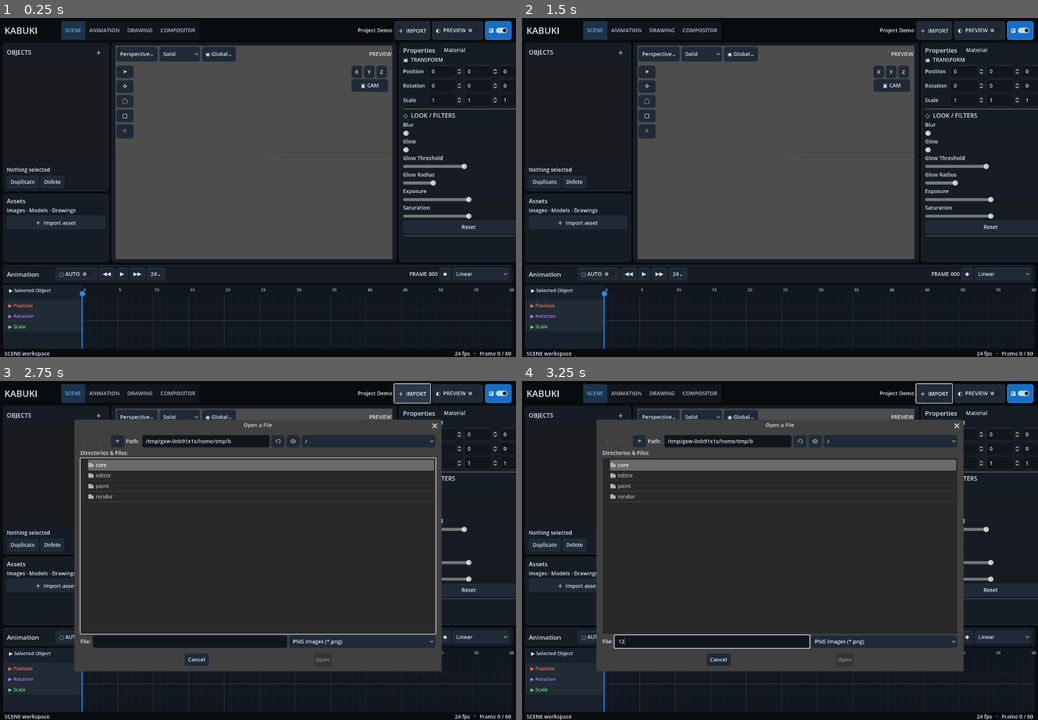
Above: before the commit, frames 1-4 (two rows, left to right).
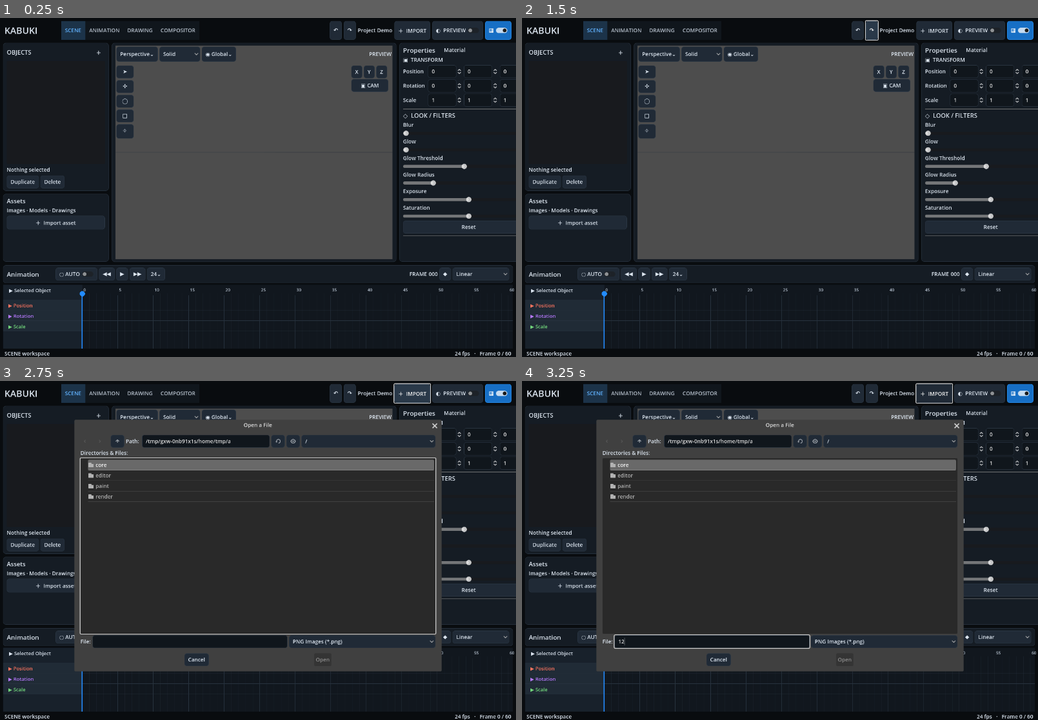
Above: after the commit, the same moments.

Repository: Onnevan/Kabuki
Game: Godot game, scene res://editor/main.tscn
The game is run twice, just before and just after one commit, with the same random seed, the same clock (stepped at 60 frames per second) and the same inputs.
Inputs (mouse positions are in pixels of both pictures, inside the frame that each line leads up to):
- Up to frame 1 (0.25 s): no input
- Up to frame 2 (1.5 s): click (857, 31) at 0.5 s, where only the run after the commit has a clickable "↶"; click (872, 31) at 1.25 s, where only the run after the commit has a clickable "↷"
- Up to frame 3 (2.75 s): click "＋ IMPORT" at 2 s
- Up to frame 4 (3.25 s): click (712, 642) at 2.77 s; type "12" at 2.85 s

The runs differ from the first frame. In frame 1, 0.3% of the frame differs, in the area x 63-69%, y 0-7%; in frame 2, 0.3%, in the area x 63-70%, y 0-7%; in frame 3, 0.3%; in frame 4, 0.3%.

Commit message:
Expose undo redo controls

Diff:
--- a/editor/main.tscn
+++ b/editor/main.tscn
@@ -40,6 +40,15 @@
 custom_minimum_size=Vector2(520,44)
 [node name="TopSpacer" type="Control" parent="TopBar"]
 size_flags_horizontal=3
+[node name="UndoPaint" type="Button" parent="TopBar"]
+unique_name_in_owner=true
+text="↶"
+tooltip_text="Undo paint (Ctrl+Z)"
+[node name="RedoPaint" type="Button" parent="TopBar"]
+unique_name_in_owner=true
+text="↷"
+tooltip_text="Redo paint (Ctrl+Shift+Z)"
+
 [node name="ProjectName" type="Label" parent="TopBar"]
 text="Project Demo"
 vertical_alignment=1
